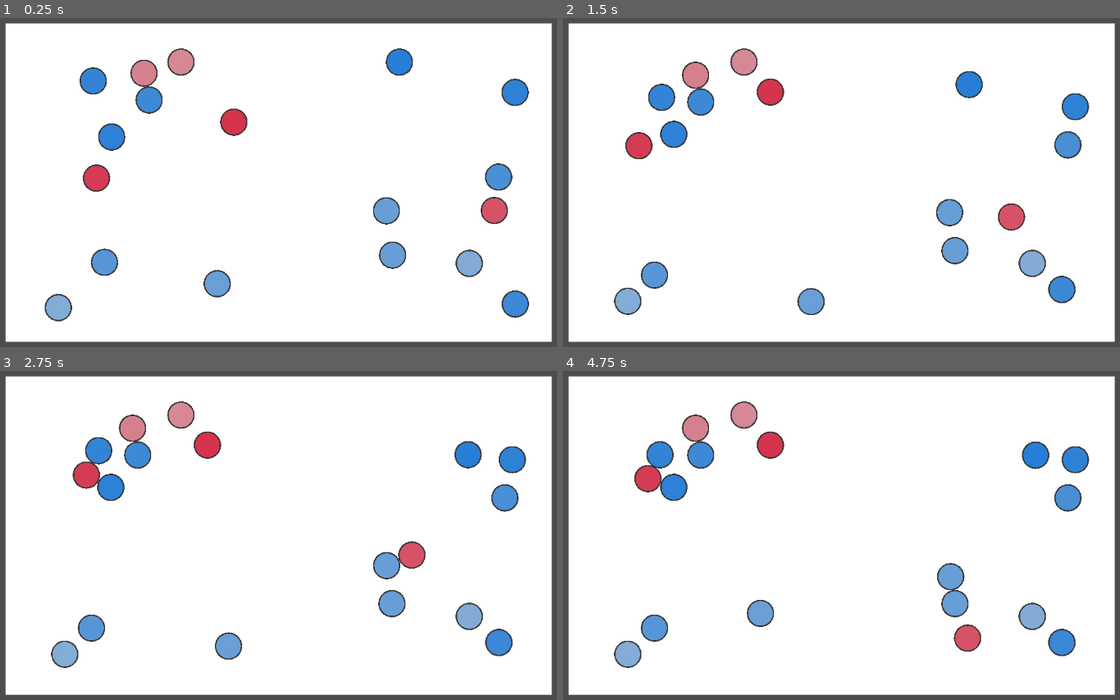
Above: before the commit, frames 1-4 (two rows, left to right).
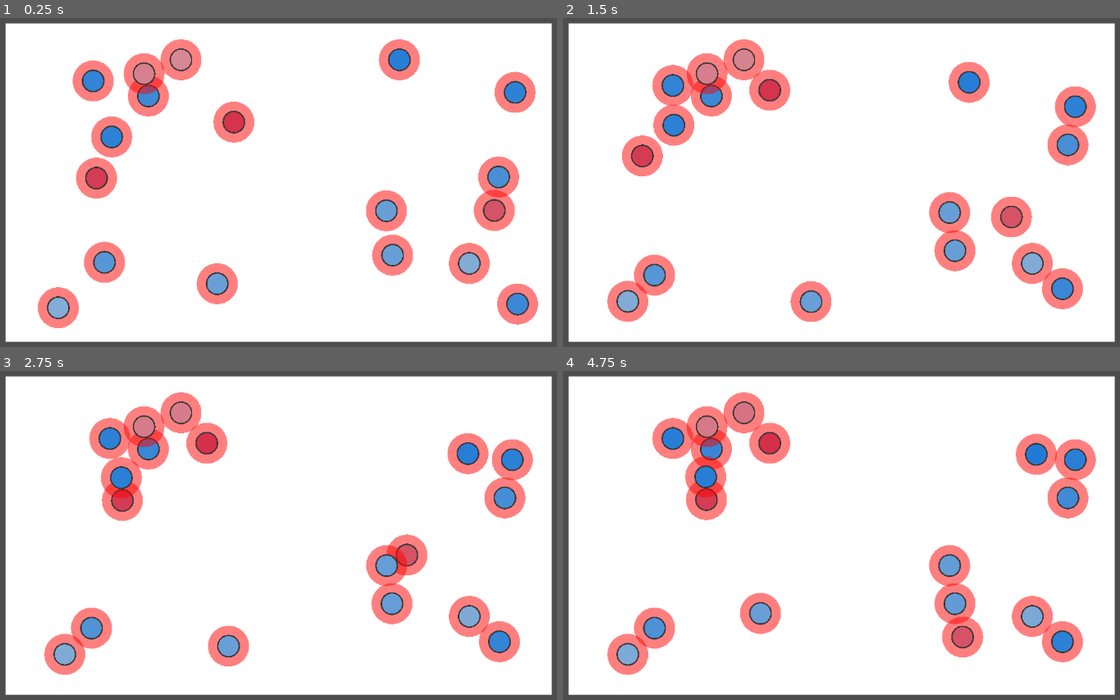
Above: after the commit, the same moments.

Repository: s7eamy/social-bubbles
Game: Godot game, scene res://scenes/levels/test_level/test_level.tscn
Same seed, same stepped clock (60 frames per second), same inputs: the game is played once before the commit and once after it. This scene is started directly instead of the project's main scene.
Inputs:
- Up to frame 1 (0.25 s): no input
- Up to frame 2 (1.5 s): no input
- Up to frame 3 (2.75 s): no input
- Up to frame 4 (4.75 s): no input

The runs differ from the first frame. In frame 1, 9.9% of the frame differs, in the area x 6-97%, y 6-95%; in frame 2, 11%; in frame 3, 11%; in frame 4, 11%, in the area x 7-96%, y 6-93%.
Error before the commit: Invalid access to property or key 'shape' on a base object of type 'Area2D'. (res://scenes/unit/unit.gd:108)

Commit message:
feat: start implementing media literacy increase when connected

Diff:
--- a/scenes/unit/unit.gd
+++ b/scenes/unit/unit.gd
@@ -43,6 +43,7 @@
 		var fellow = find_closest_like_minded_unit()
 		if connected: # stop and influence media literacy
 			current_direction = Vector2.ZERO
+			increase_media_literacy_score()
 		elif fellow: # go towards fellow
 			current_direction = global_position.direction_to(fellow.global_position)
 		else: # idle
@@ -83,6 +84,12 @@
 		randf() - 0.5
 	).normalized()
 
+func increase_media_literacy_score() -> void:
+	if type == Globals.UnitTypes.MEDIA_ILLITERATE:
+		media_literacy_score -= 1
+	elif type == Globals.UnitTypes.MEDIA_LITERATE:
+		media_literacy_score += 1
+
 func get_type() -> Globals.UnitTypes:
 	if media_literacy_score <= -10:
 		return Globals.UnitTypes.MEDIA_ILLITERATE
@@ -105,5 +112,5 @@
 	connected_fellows.append(fellow)
 
 func draw_connection_range() -> void:
-	var radius = $ConnectionRange.shape.radius
+	var radius = $ConnectionRange/CollisionShape2D.shape.radius
 	draw_circle(Vector2.ZERO, radius, Color(1, 0, 0, 0.5))
--- a/scenes/unit/unit.tscn
+++ b/scenes/unit/unit.tscn
@@ -3,11 +3,11 @@
 [ext_resource type="Script" path="res://scenes/unit/unit.gd" id="1_hloy8"]
 
 [sub_resource type="CircleShape2D" id="CircleShape2D_8g446"]
-radius = 30.0
+radius = 25.0
 
 [sub_resource type="SphereMesh" id="SphereMesh_ncgmo"]
-radius = 30.0
-height = 60.0
+radius = 25.0
+height = 50.0
 
 [sub_resource type="Gradient" id="Gradient_nlh6s"]
 offsets = PackedFloat32Array(0)
@@ -18,8 +18,8 @@
 fill = 1
 
 [sub_resource type="SphereMesh" id="SphereMesh_yp810"]
-radius = 27.0
-height = 54.0
+radius = 22.0
+height = 44.0
 
 [sub_resource type="Gradient" id="Gradient_ayvwm"]
 offsets = PackedFloat32Array(1)
